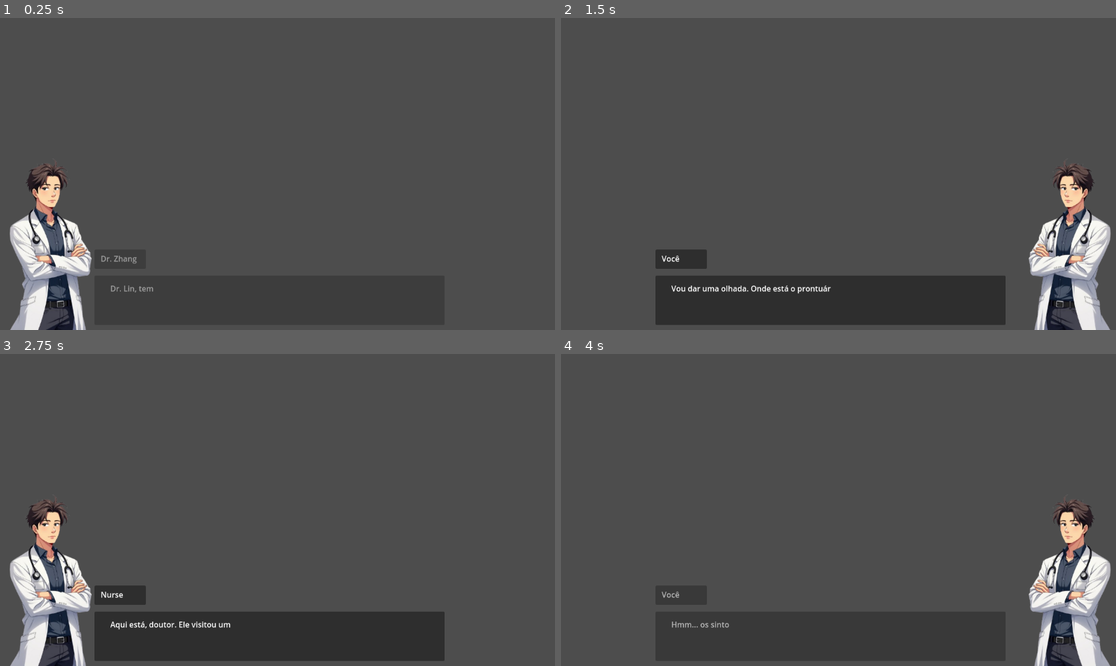
Above: before the commit, frames 1-4 (two rows, left to right).
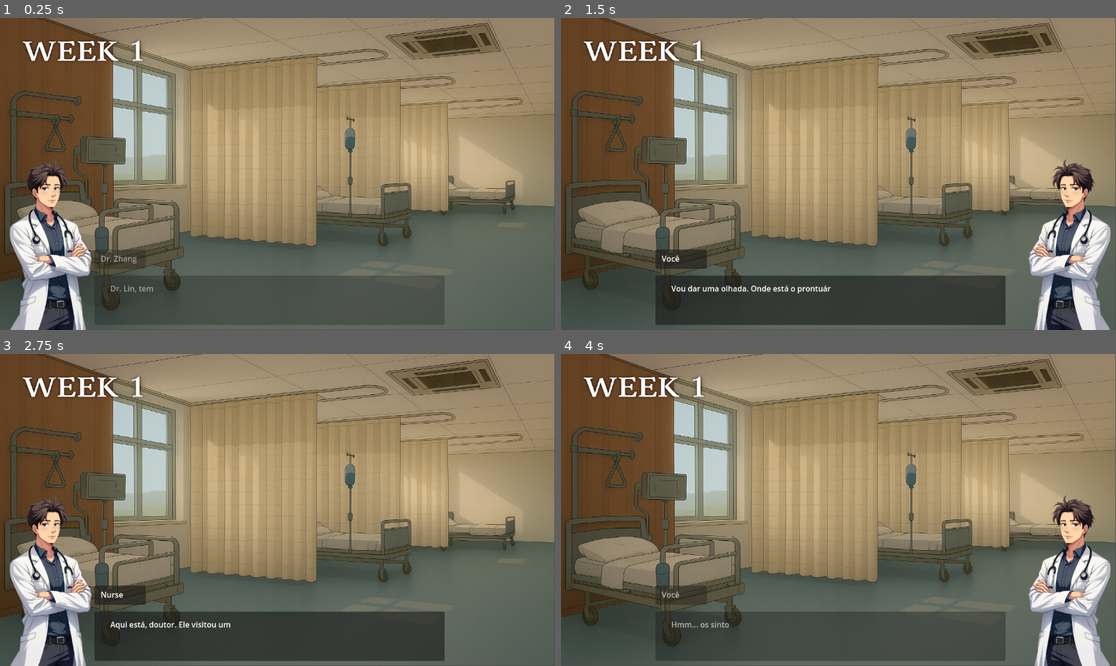
Above: after the commit, the same moments.

Repository: pmas98/Trabalho-Unifor-Jogos
Game: Godot game, scene res://Chapters/Chapter1/Chapter1.tscn
Same seed, same stepped clock (60 frames per second), same inputs: the game is played once before the commit and once after it.
Inputs (mouse positions are in pixels of both pictures, inside the frame that each line leads up to):
- Up to frame 1 (0.25 s): no input
- Up to frame 2 (1.5 s): tap Enter (ui_accept) at 0.5, 0.77 s; move the mouse to (960, 158) at 0.52 s; click (960, 158) at 0.67 s; move the mouse to (727, 189) at 1.27 s; click (727, 189) at 1.42 s
- Up to frame 3 (2.75 s): tap Enter (ui_accept) at 1.52, 2 s; move the mouse to (333, 441) at 2.02 s; click (333, 441) at 2.17 s
- Up to frame 4 (4 s): move the mouse to (810, 572) at 2.77 s; click (810, 572) at 2.92 s; tap Enter (ui_accept) at 3.02, 3.77 s; move the mouse to (1005, 556) at 3.52 s; click (1005, 556) at 3.67 s

The runs differ from the first frame. In frame 1, 70% of the frame differs, in the area x 0-100%, y 0-100%; in frame 2, 69%; in frame 3, 69%; in frame 4, 70%.

Commit message:
Add background 1 ao chapter 1

Diff:
--- a/Chapters/Chapter1/Chapter1.tscn
+++ b/Chapters/Chapter1/Chapter1.tscn
@@ -1,7 +1,8 @@
-[gd_scene load_steps=3 format=3 uid="uid://bbg6x7dedq185"]
+[gd_scene load_steps=4 format=3 uid="uid://bbg6x7dedq185"]
 
 [ext_resource type="Script" uid="uid://c1drmmnhs1jlm" path="res://Chapters/Chapter1/chapter_1.gd" id="1_bmr2h"]
 [ext_resource type="PackedScene" uid="uid://l08au552gm3a" path="res://Template/dialogue_base.tscn" id="1_oljnv"]
+[ext_resource type="Texture2D" uid="uid://qds6yty034ps" path="res://Assets/background1_1.png" id="2_gxbxn"]
 
 [node name="Chapter1" type="Control"]
 layout_mode = 3
@@ -12,4 +13,12 @@
 grow_vertical = 2
 script = ExtResource("1_bmr2h")
 
+[node name="TextureRect" type="TextureRect" parent="."]
+layout_mode = 0
+offset_top = -2.0
+offset_right = 1151.0
+offset_bottom = 647.0
+texture = ExtResource("2_gxbxn")
+expand_mode = 1
+
 [node name="DialogueBase" parent="." instance=ExtResource("1_oljnv")]
Binary file added: Assets/background1_1.png
Not shown, added: Assets/background1_1.png.import
